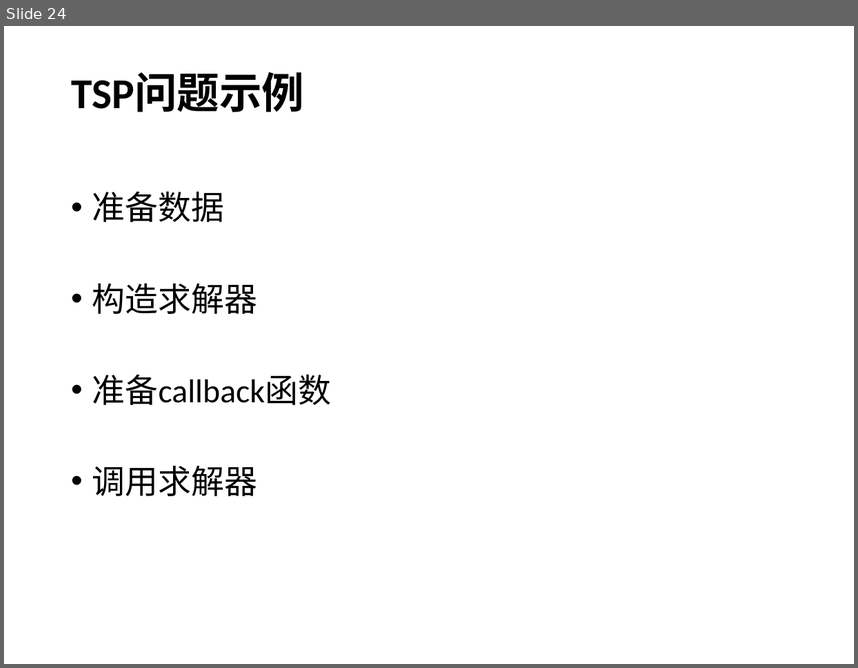
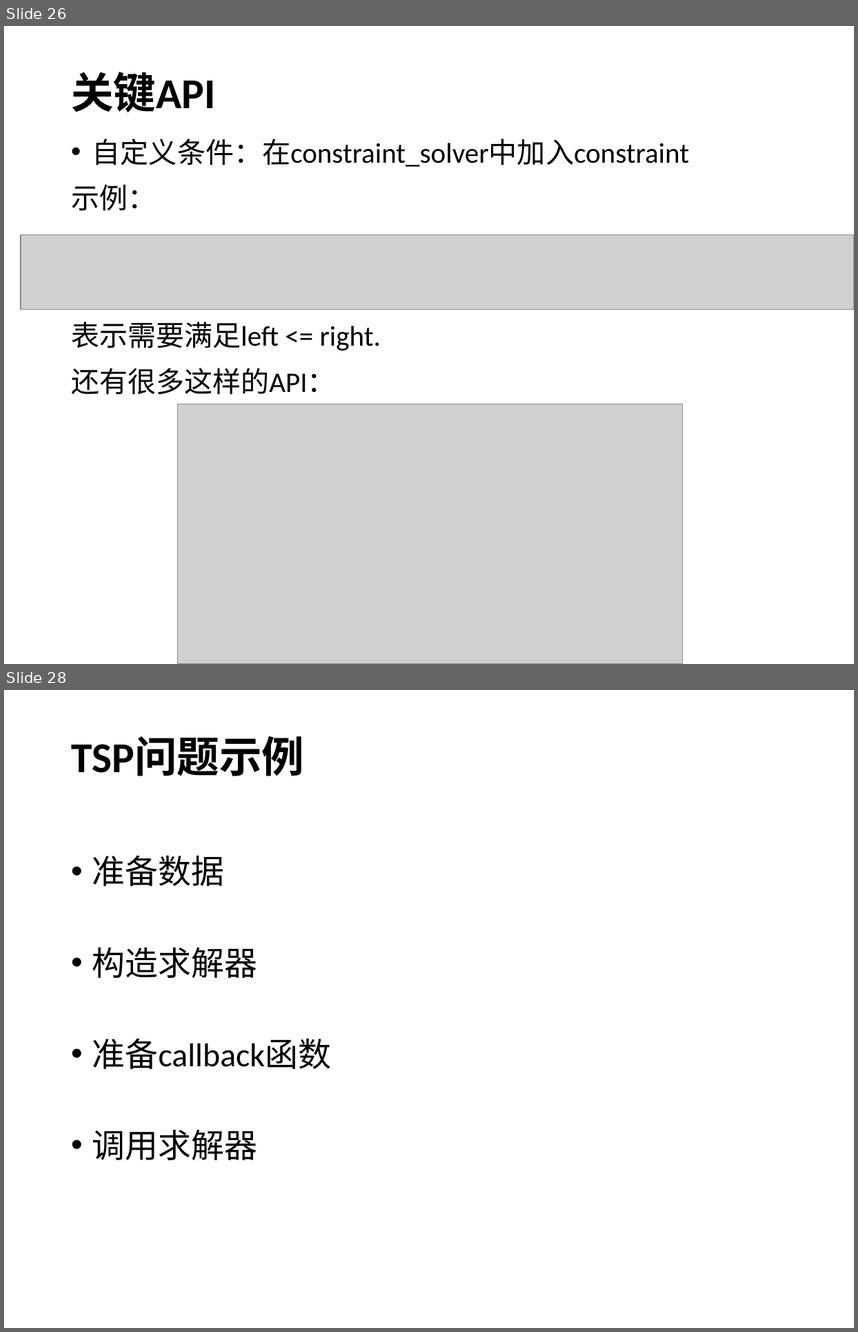
Before and after one commit to wlyPKU/wlyPKU.github.io, a slide deck: 2017/03/08/vrpAndor-tools/or-tools.pptx. Shown one above the other, each under a label of ours: slide 24 before the commit, slides 26 and 28 after it; the slides between them are not shown. The pictures are 858x668 and 858x1332 pixels, drawn with LibreOffice and Linux fonts; fonts in the diff are those of the drawing; grey boxes stand for pictures. Boxes give left, top, right and bottom in pixels: in the first picture for what was removed or moved away, otherwise in the second. Text is boxed around its words. In the diff, an @@ line names an element or a change of style, - is before the commit and + after.

```diff
--- a/2017/03/08/vrpAndor-tools/or-tools.pptx
+++ b/2017/03/08/vrpAndor-tools/or-tools.pptx
@@ slide 26 added at <box>4,26,854,664</box>, background #FFFFFF @@
@@ title added at <box>71,72,216,112</box>, 36 pt, text #000000, bold @@
+关键API
@@ text added at <box>71,138,689,394</box>, 24 pt, text #000000 @@
+• 自定义条件：在constraint_solver中加入constraint
+示例：
+表示需要满足left <= right.
+还有很多这样的API：
@@ picture added at <box>21,234,854,309</box> @@
@@ picture added at <box>177,403,682,664</box> @@
@@ what was slide 24 is now slide 28 @@
```
Also in this commit, not shown: 3 slides changed, 3 other slides added, 52 other files.
